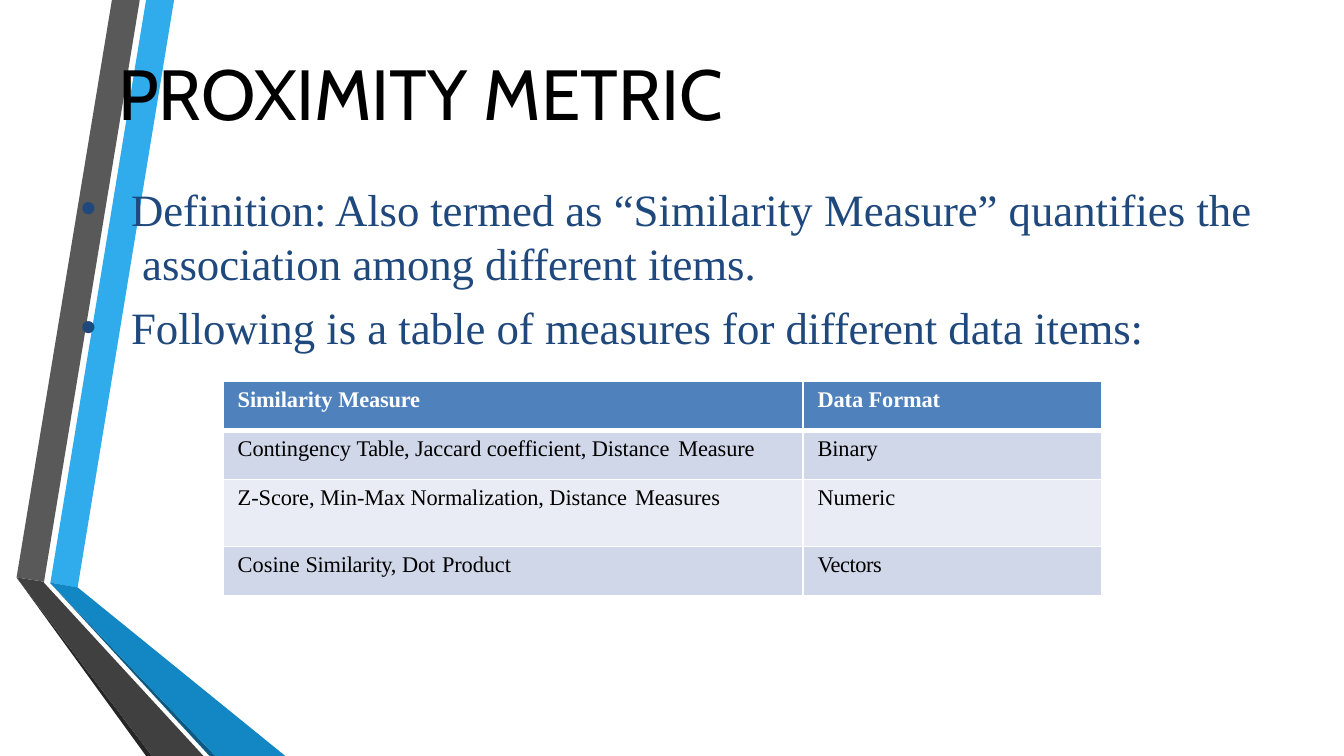
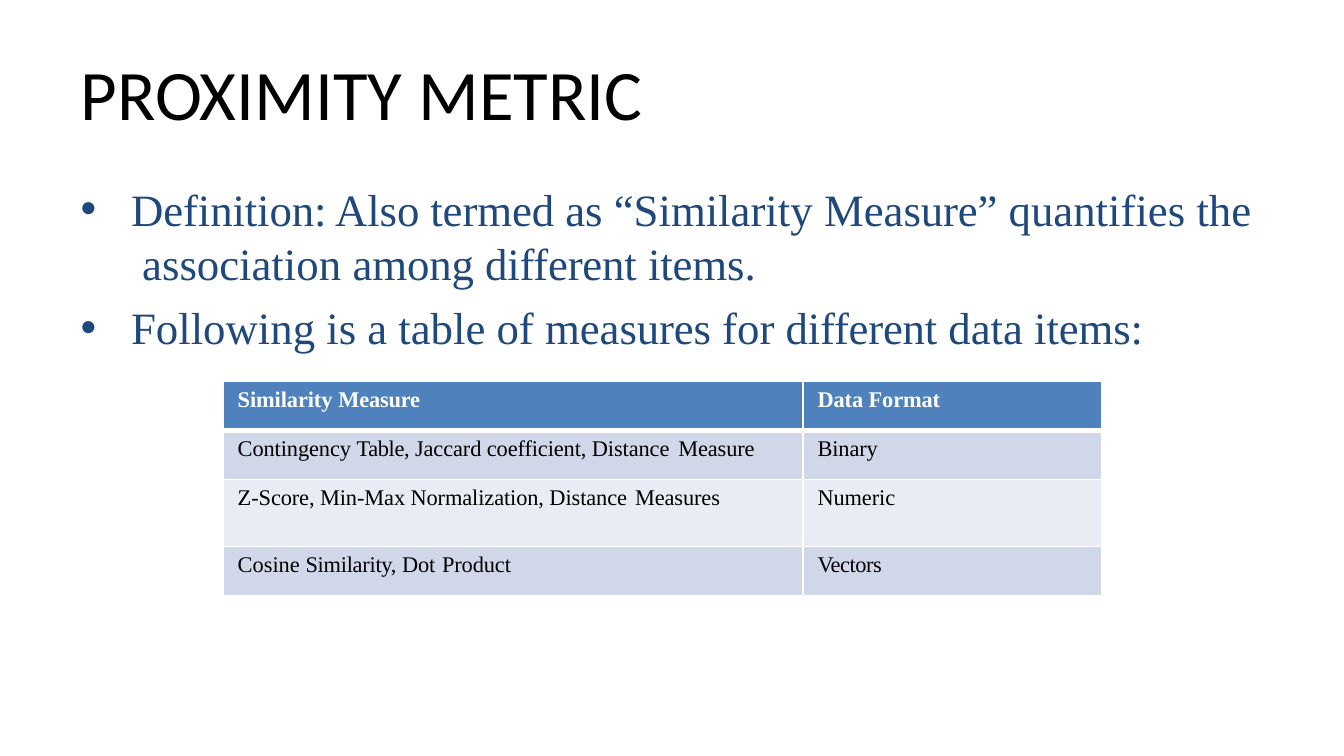
Before and after one commit to sanghmitras/knn_character_recognition, a slide deck: slide 9 of knn ppt.pptx. Drawn at 1344x756 pixels with LibreOffice and Linux fonts; fonts in the diff are those of the drawing; background and template pictures are left out. Boxes give left, top, right and bottom in pixels: in the first picture for what was removed or moved away, otherwise in the second. Text is boxed around its words. In the diff, an @@ line names an element or a change of style, - is before the commit and + after.

```diff
--- a/knn ppt.pptx
+++ b/knn ppt.pptx
@@ title "PROXIMITY METRIC" at (81, 74, 643, 121): font Cabin to Calibri; alignment centre to left @@
@@ group removed at (16, 0, 286, 756): 6 freeform shapes @@
```
Also in this commit, not shown: 20 other slides changed, 1 slide added, 1 slide removed.
